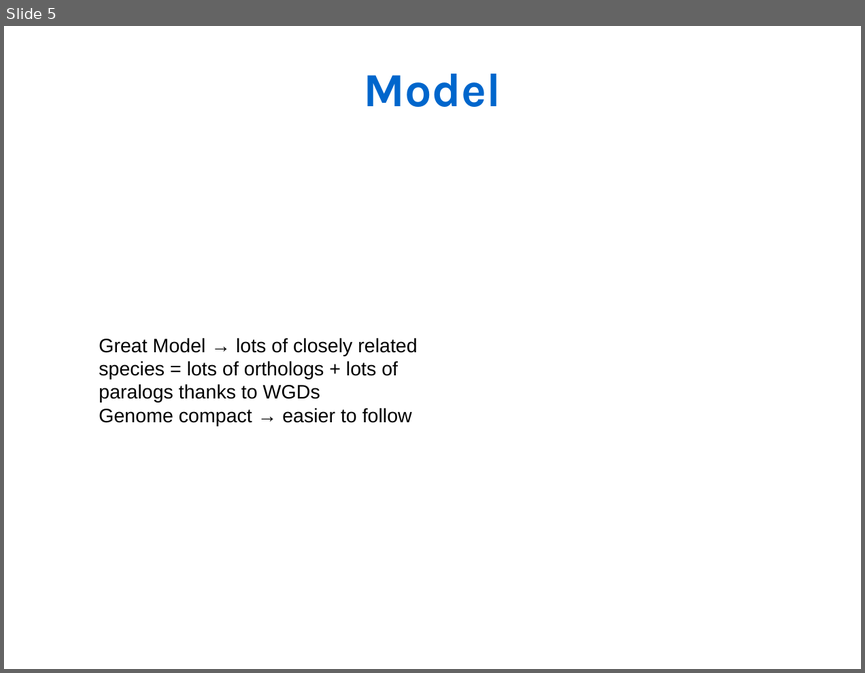
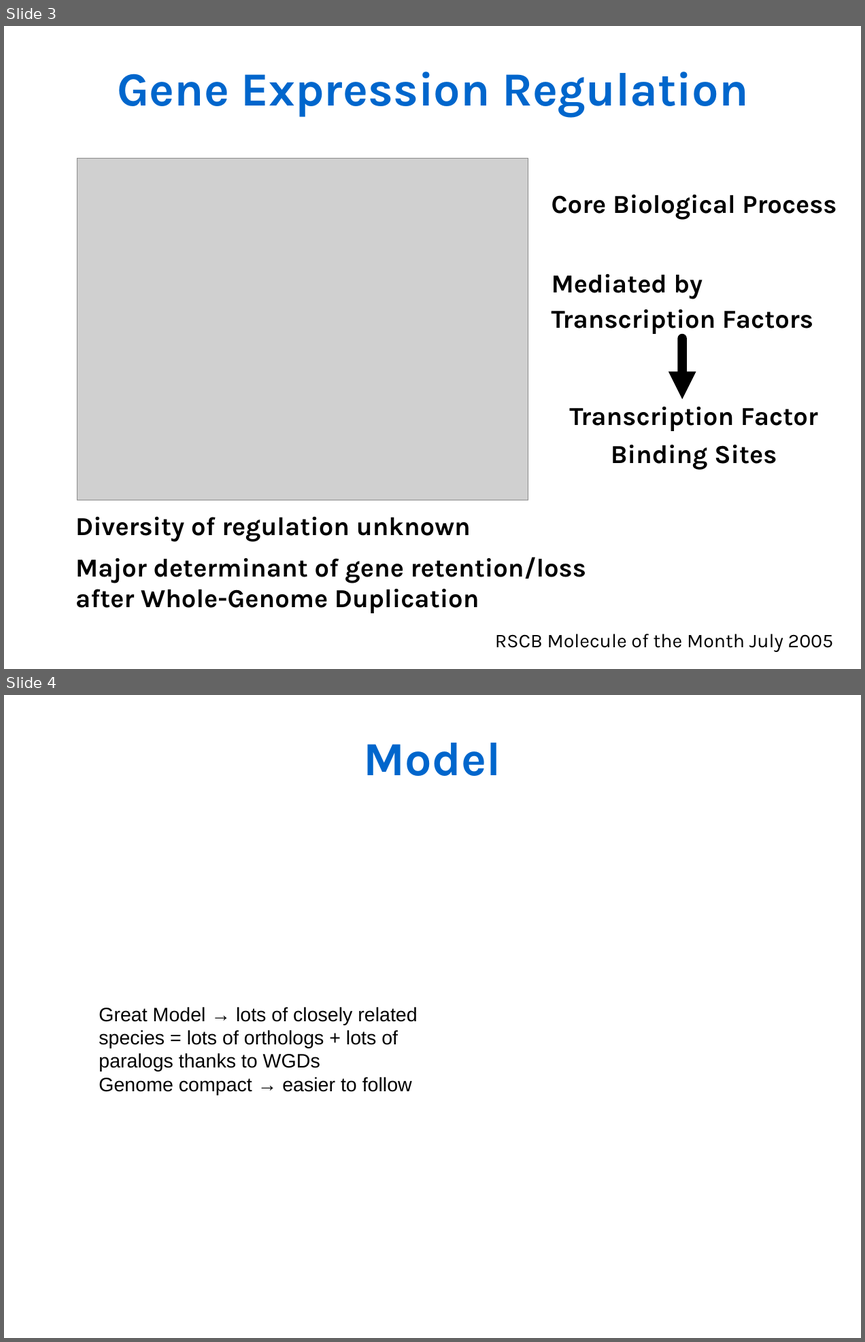
Before and after one commit to Rekyt/lynchlabpresentation2014, a slide deck: LabMeetingPresentation.odp. Shown one above the other, each under a label of ours: slide 5 before the commit, slides 3 and 4 after it. The pictures are 865x673 and 865x1342 pixels, drawn with LibreOffice and Linux fonts; fonts in the diff are those of the drawing; grey boxes stand for pictures. Boxes give left, top, right and bottom in pixels: in the first picture for what was removed or moved away, otherwise in the second. Text is boxed around its words. In the diff, an @@ line names an element or a change of style, - is before the commit and + after.

```diff
--- a/LabMeetingPresentation.odp
+++ b/LabMeetingPresentation.odp
@@ slide 3 added at (4,26,861,669), background #FFFFFF @@
@@ text added at (117,72,749,117), 44 pt, text #0066CC, bold @@
+Gene Expression Regulation
@@ picture added at (77,158,528,500) @@
@@ text added at (551,195,836,220), 24 pt, text #000000, bold @@
+Core Biological Process
@@ text added at (551,274,813,335), 24 pt, text #000000, bold @@
+Mediated by
+Transcription Factors
@@ arrow added from (682, 339) to (682, 399), #000000 8.5 pt @@
@@ text added at (569,407,818,470), 24 pt, text #000000, bold @@
+Transcription Factor
+Binding Sites
@@ text added at (75,517,470,542), 24 pt, text #000000, bold @@
+Diversity of regulation unknown
@@ text added at (75,557,586,614), 24 pt, text #000000, bold @@
+Major determinant of gene retention/loss after Whole-Genome Duplication
@@ text added at (495,634,834,652), 18 pt, text #000000 @@
+RSCB Molecule of the Month July 2005
@@ what was slide 5 is now slide 4 @@
```
Also in this commit, not shown: 3 slides changed, 1 other slide added, 2 slides removed.
